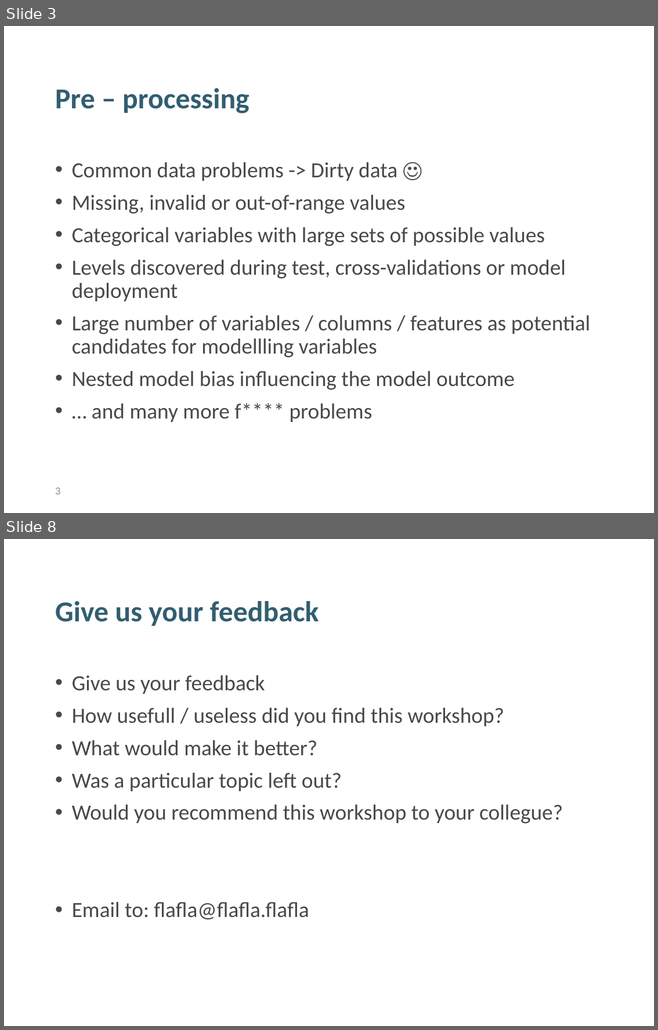
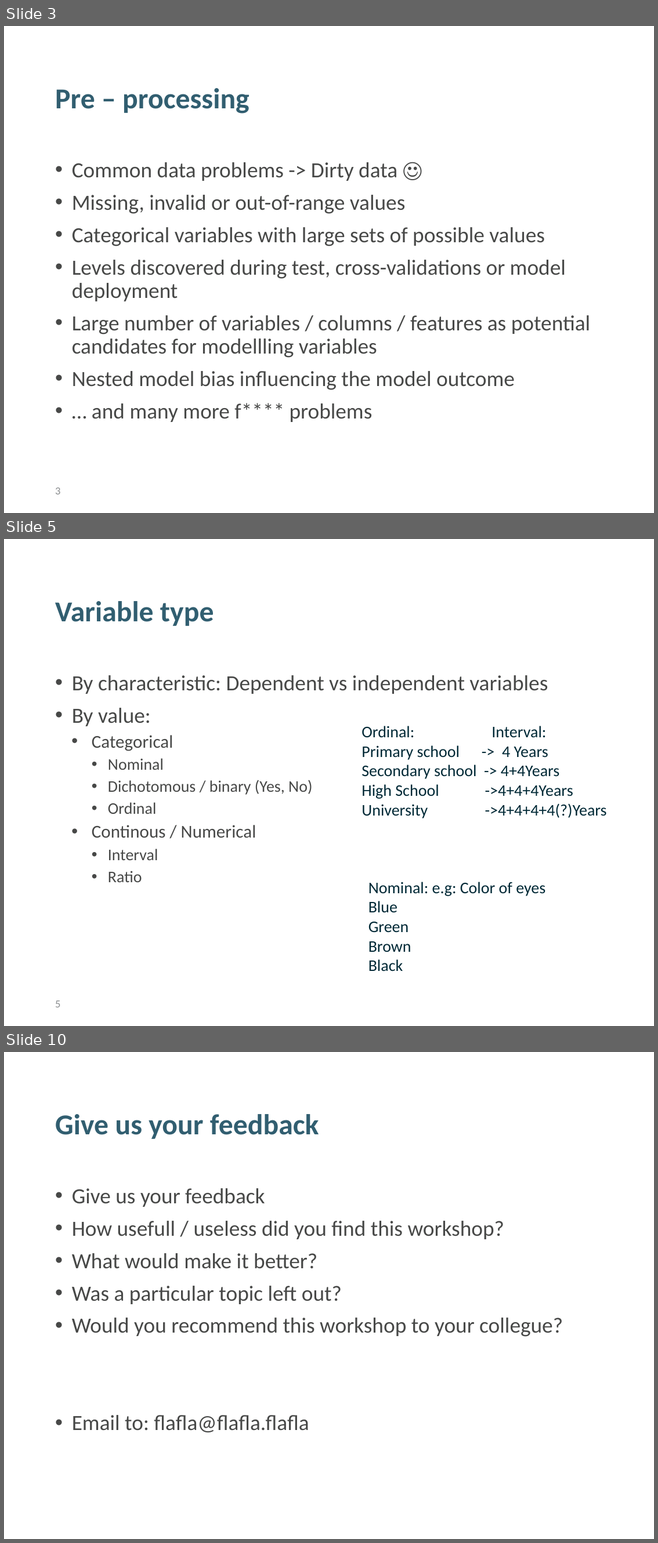
Before and after one commit to tomazgeni/HerculePoirot, a slide deck: PredpripravaObdelavaPodatkov_Delavnica.pptx. Shown one above the other, each under a label of ours: slides 3 and 8 before the commit, slides 3, 5 and 10 after it; the slides between them are not shown. The pictures are 658x1030 and 658x1543 pixels, drawn with LibreOffice and Linux fonts; fonts in the diff are those of the drawing; background and template pictures are left out. Boxes give left, top, right and bottom in pixels: in the first picture for what was removed or moved away, otherwise in the second. Text is boxed around its words. In the diff, an @@ line names an element or a change of style, - is before the commit and + after.

```diff
--- a/PredpripravaObdelavaPodatkov_Delavnica.pptx
+++ b/PredpripravaObdelavaPodatkov_Delavnica.pptx
@@ slide 5 added at <box>4,539,654,1026</box>, background #FFFFFF @@
@@ title added at <box>55,601,214,626</box>, 32 pt, text #315E70, bold @@
+Variable type
@@ text added at <box>72,675,547,882</box>, 24 pt, text #474847 @@
+• By characteristic: Dependent vs independent variables
+• By value:
+  • Categorical
+    • Nominal
+    • Dichotomous / binary (Yes, No)
+    • Ordinal
+  • Continous / Numerical
+    • Interval
+    • Ratio
@@ text added at <box>361,726,607,819</box>, 18 pt, text #002936 @@
+Ordinal: Interval:
+Primary school -> 4 Years
+Secondary school -> 4+4Years
+High School ->4+4+4Years
+University ->4+4+4+4(?)Years
@@ text added at <box>368,882,545,972</box>, 18 pt, text #002936 @@
+Nominal: e.g: Color of eyes
+Blue
+Green
+Brown
+Black
@@ page number added at <box>55,1001,60,1008</box>, 12 pt, text #8C8E91 @@
+5
@@ what was slide 8 is now slide 10 @@
```
Also in this commit, not shown: 3 slides changed, 2 other slides added, 1 slide removed.
